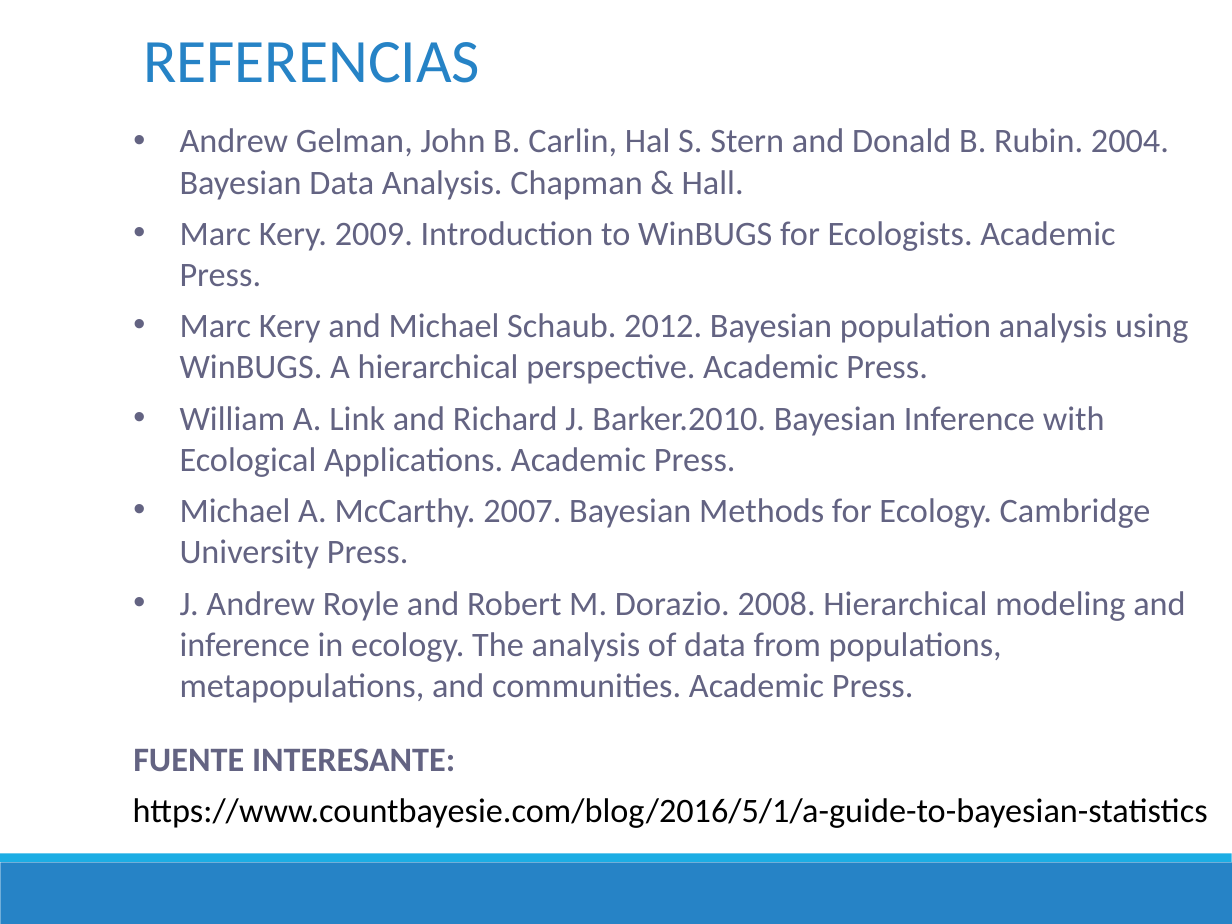
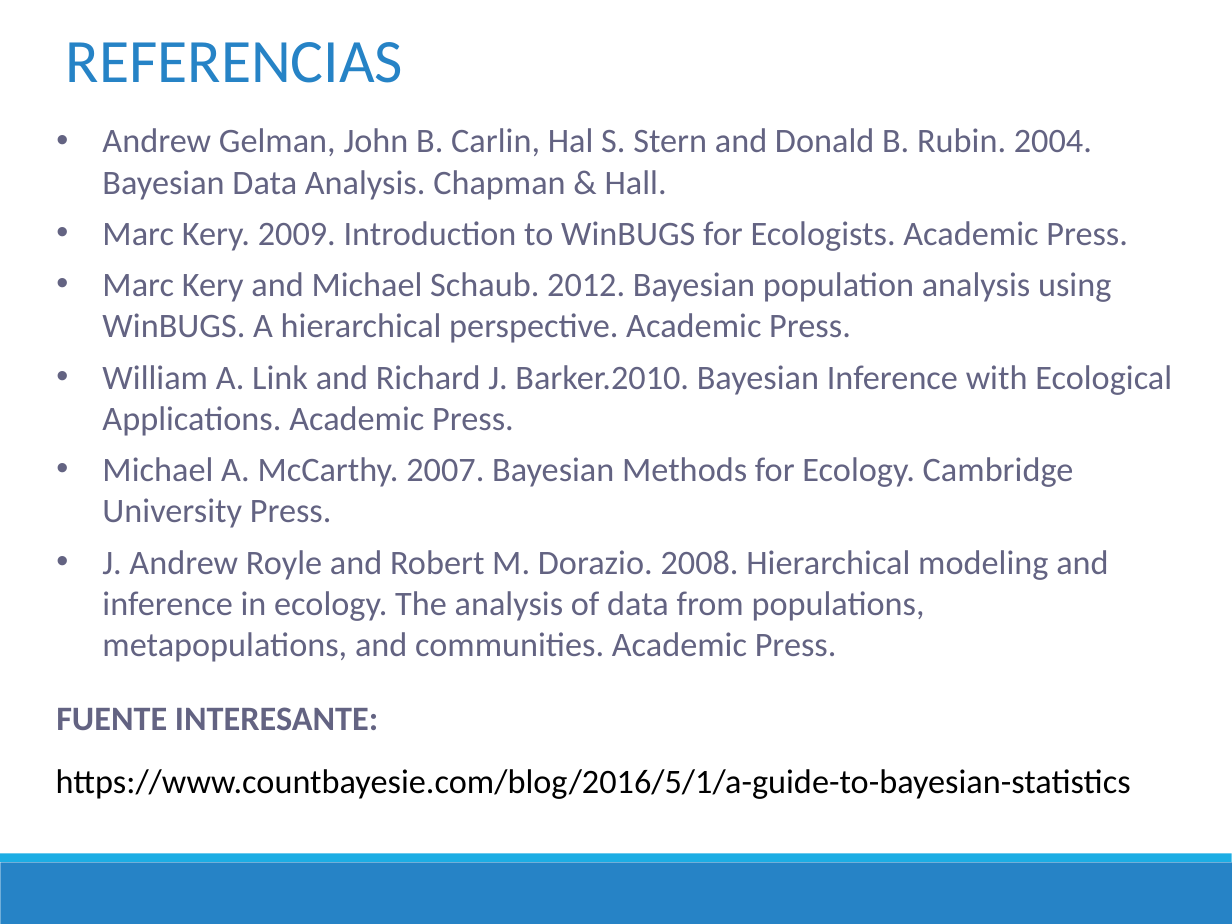
Before and after one commit to DrIgoA/Curso-Ocupacion23, a slide deck: slide 42 of ppt/Modulo 3_Ocupacion2023.pptx. Drawn at 1232x924 pixels with LibreOffice and Linux fonts; fonts in the diff are those of the drawing. Boxes give left, top, right and bottom in pixels: in the first picture for what was removed or moved away, otherwise in the second. Text is boxed around its words. In the diff, an @@ line names an element or a change of style, - is before the commit and + after.

```diff
--- a/ppt/Modulo 3_Ocupacion2023.pptx
+++ b/ppt/Modulo 3_Ocupacion2023.pptx
@@ text "REFERENCIAS": place and size @@
-text "REFERENCIAS" at (143,42,480,83)
+text "REFERENCIAS" at (66,42,403,83)
@@ text "Andrew Gelman, John B. Carlin, ..." rewrapped from (133,128,1188,771) to (56,128,1172,730) @@
@@ text "https://www.countbayesie.com/blog/2016/5/1/a-guide-to-bayesi ...": place and size @@
-text "https://www.countbayesie.com/blog/2016/5/1/a-guide-to-bayesi ..." at (133,798,1208,828)
+text "https://www.countbayesie.com/blog/2016/5/1/a-guide-to-bayesi ..." at (56,769,1131,799)
```
Also in this commit, not shown: 16 other slides changed, 1 slide added, 1 slide removed, 2 other files.
